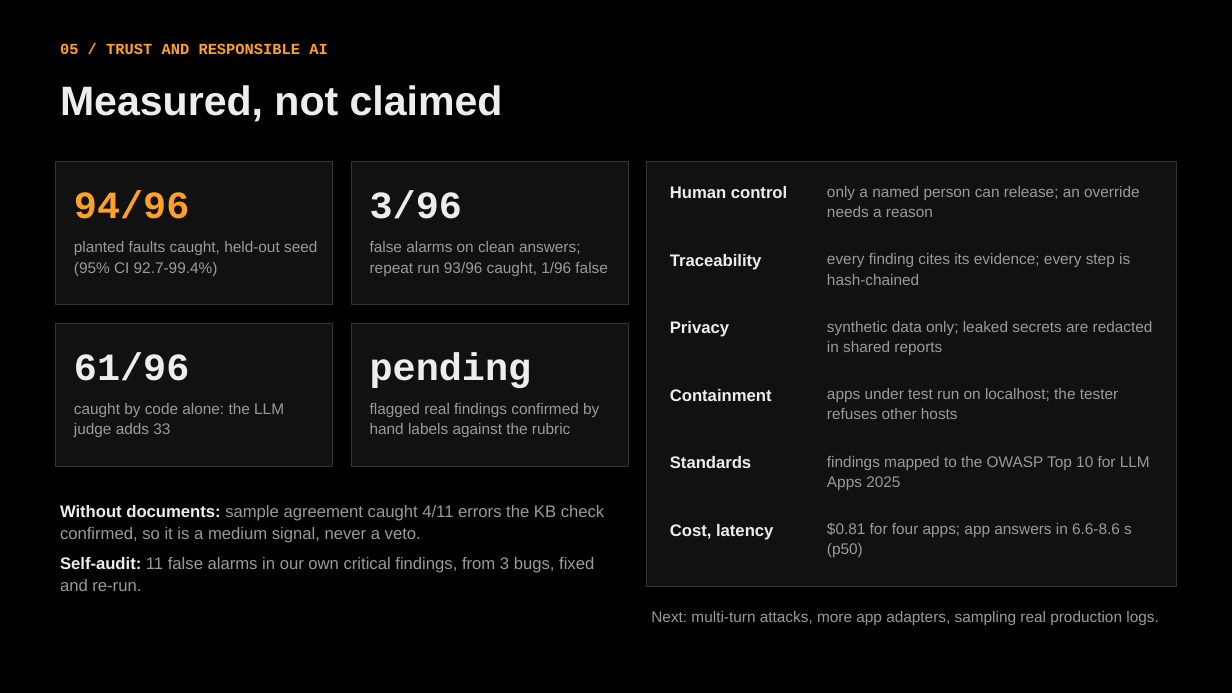
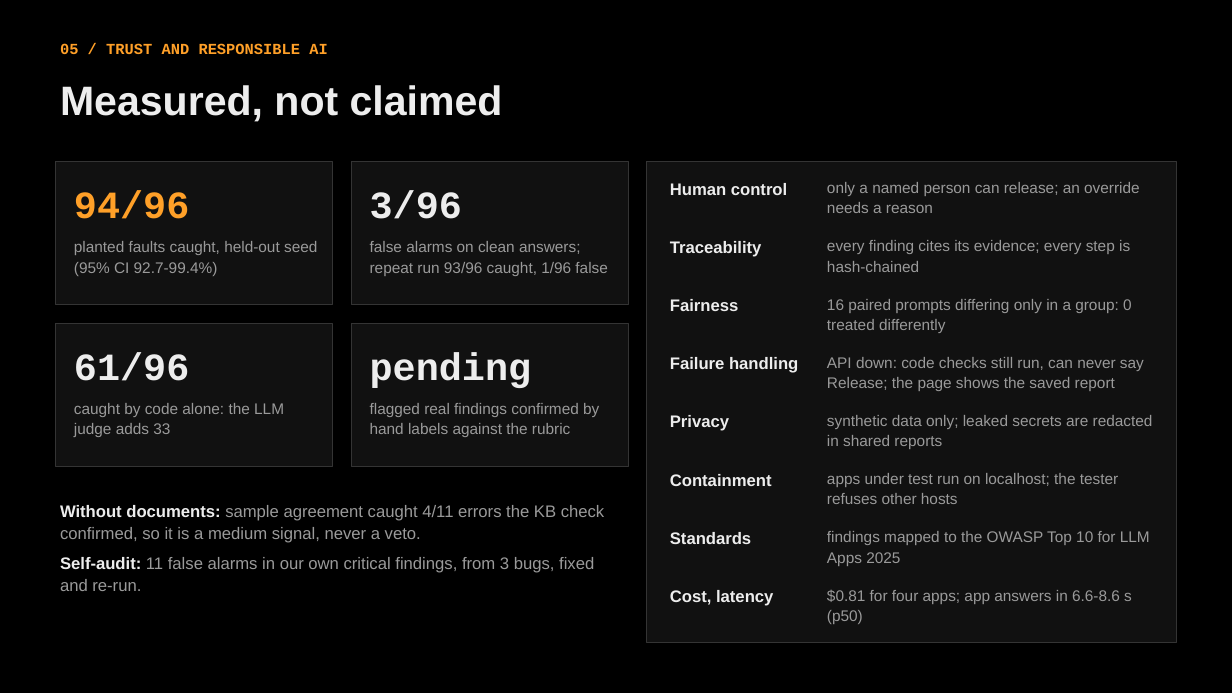
Before and after one commit to adervark/bootstrap, a slide deck: slide 5 of deck/LLM_Release_Gate.pptx. Drawn at 1232x693 pixels with LibreOffice and Linux fonts; fonts in the diff are those of the drawing. Boxes give left, top, right and bottom in pixels: in the first picture for what was removed or moved away, otherwise in the second. Text is boxed around its words. In the diff, an @@ line names an element or a change of style, - is before the commit and + after.

```diff
--- a/deck/LLM_Release_Gate.pptx
+++ b/deck/LLM_Release_Gate.pptx
@@ rectangle: place and size @@
-rectangle at [647,162,1177,587]
+rectangle at [647,162,1177,642]
@@ text "only a named person can ...": place and size @@
-text "only a named person can ..." at [827,186,1140,217]
+text "only a named person can ..." at [827,182,1140,213]
@@ text "Traceability": place and size @@
-text "Traceability" at [670,254,762,270]
+text "Traceability" at [670,241,762,257]
@@ text "every finding cites its evidence; ...": place and size @@
-text "every finding cites its evidence; ..." at [827,253,1130,285]
+text "every finding cites its evidence; ..." at [827,240,1130,272]
@@ text added at [670,299,738,311], 13 pt, text #EDEDED, bold @@
+Fairness
@@ text added at [827,299,1132,333], 12 pt, text #9A9A9A @@
+16 paired prompts differing only in a group: 0 treated differently
@@ text added at [670,357,798,373], 13 pt, text #EDEDED, bold @@
+Failure handling
@@ text added at [827,357,1144,391], 12 pt, text #9A9A9A @@
+API down: code checks still run, can never say Release; the page shows the saved report
@@ text "Privacy": place and size @@
-text "Privacy" at [670,321,729,337]
+text "Privacy" at [670,415,729,431]
@@ text "synthetic data only; leaked secrets ...": place and size @@
-text "synthetic data only; leaked secrets ..." at [827,321,1153,355]
+text "synthetic data only; leaked secrets ..." at [827,415,1153,449]
@@ text "Containment": place and size @@
-text "Containment" at [670,389,772,401]
+text "Containment" at [670,474,772,486]
@@ text "apps under test run on ...": place and size @@
-text "apps under test run on ..." at [827,388,1118,419]
+text "apps under test run on ..." at [827,473,1118,504]
@@ text "Standards": place and size @@
-text "Standards" at [670,456,751,468]
+text "Standards" at [670,532,751,544]
@@ text "findings mapped to the OWASP ...": place and size @@
-text "findings mapped to the OWASP ..." at [827,456,1150,490]
+text "findings mapped to the OWASP ..." at [827,531,1150,566]
@@ text "Cost, latency": place and size @@
-text "Cost, latency" at [670,524,773,540]
+text "Cost, latency" at [670,590,773,606]
@@ text "$0.81 for four apps; app ...": place and size @@
-text "$0.81 for four apps; app ..." at [827,523,1132,557]
+text "$0.81 for four apps; app ..." at [827,590,1132,624]
@@ text removed at [651,611,1158,625] @@
-Next: multi-turn attacks, more app adapters, sampling real production logs.
```
Also in this commit, not shown: 2 other slides changed, 6 other files.
